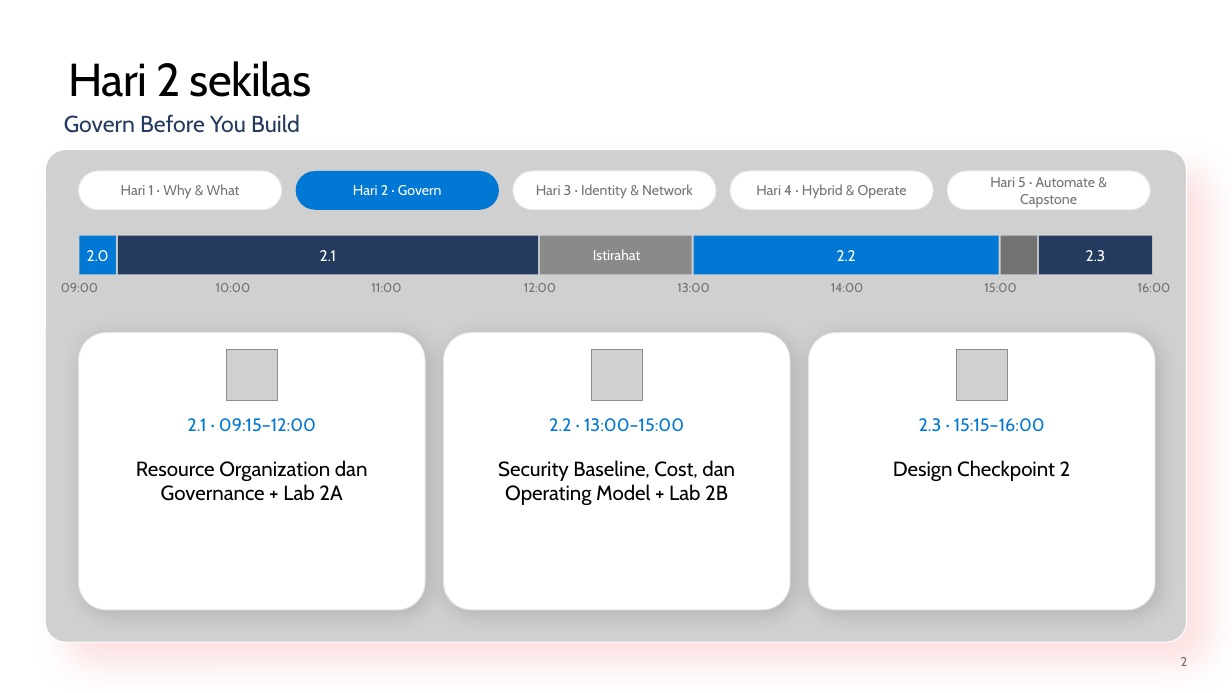
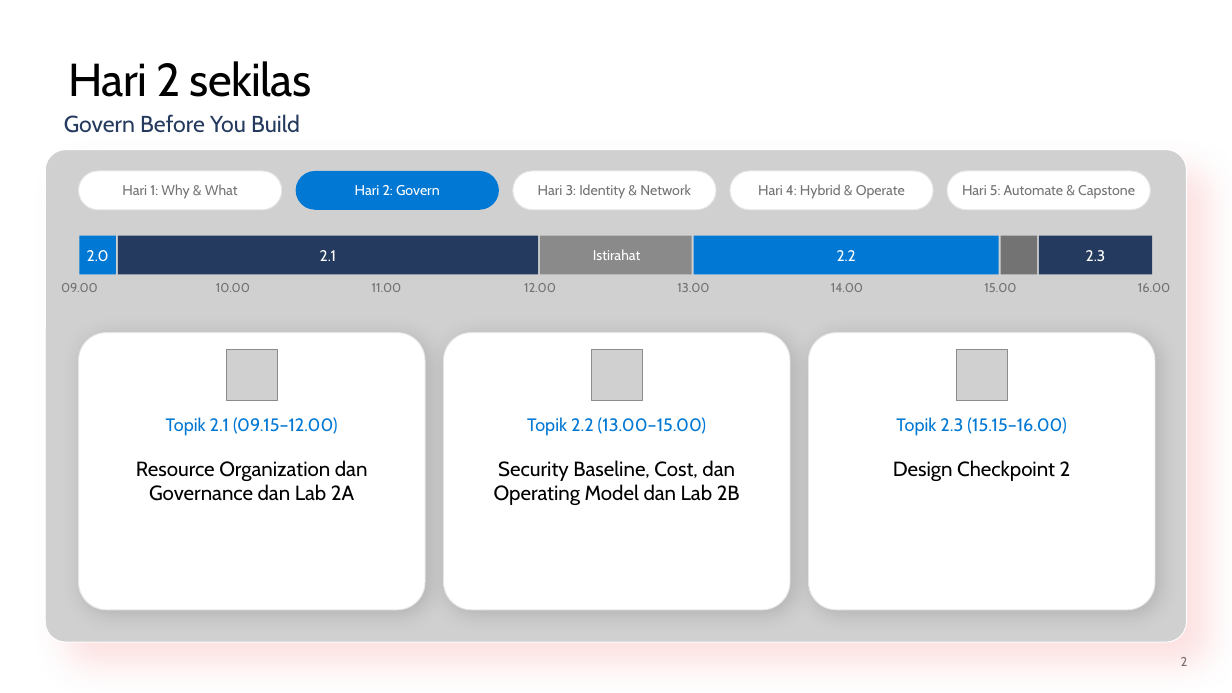
Before and after one commit to medisa-aris/azure-landing-zone-training, a slide deck: slide 2 of slides/pptx/slide_day02_govern-before-you-build.pptx. Drawn at 1232x693 pixels with LibreOffice and Linux fonts; fonts in the diff are those of the drawing; grey boxes stand for pictures; background and template pictures are left out. Boxes give left, top, right and bottom in pixels: in the first picture for what was removed or moved away, otherwise in the second. Text is boxed around its words. In the diff, an @@ line names an element or a change of style, - is before the commit and + after.

```diff
--- a/slides/pptx/slide_day02_govern-before-you-build.pptx
+++ b/slides/pptx/slide_day02_govern-before-you-build.pptx
@@ text in rounded rectangle at [122,184,238,199]: text changed @@
-Hari 1 · Why & What
+Hari 1: Why & What
@@ text in rounded rectangle at [355,185,440,196]: text changed @@
-Hari 2 · Govern
+Hari 2: Govern
@@ text in rounded rectangle at [538,184,691,199]: text changed @@
-Hari 3 · Identity & Network
+Hari 3: Identity & Network
@@ text in rounded rectangle at [758,184,905,199]: text changed @@
-Hari 4 · Hybrid & Operate
+Hari 4: Hybrid & Operate
@@ text in rounded rectangle at [962,185,1135,198]: text changed @@
-Hari 5 · Automate & Capstone
+Hari 5: Automate & Capstone
@@ text at [61,283,98,292]: text changed @@
-09:00
+09.00
@@ text at [216,283,250,292]: text changed @@
-10:00
+10.00
@@ text at [677,283,709,292]: text changed @@
-13:00
+13.00
@@ text at [984,283,1016,292]: text changed @@
-15:00
+15.00
@@ text at [1138,283,1170,292]: text changed @@
-16:00
+16.00
@@ text at [166,417,338,436]: text changed @@
-2.1 · 09:15–12:00
+Topik 2.1 (09.15–12.00)
@@ text at [527,417,706,436]: text changed @@
-2.2 · 13:00–15:00
+Topik 2.2 (13.00–15.00)
@@ text at [896,417,1066,436]: text changed @@
-2.3 · 15:15–16:00
+Topik 2.3 (15.15–16.00)
@@ text at [136,460,368,501]: text changed @@
-Resource Organization dan Governance + Lab 2A
+Resource Organization dan Governance dan Lab 2A
@@ text at [494,460,740,505]: text changed @@
-Security Baseline, Cost, dan Operating Model + Lab 2B
+Security Baseline, Cost, dan Operating Model dan Lab 2B
```
Also in this commit, not shown: 45 other slides changed, 7 other files.
